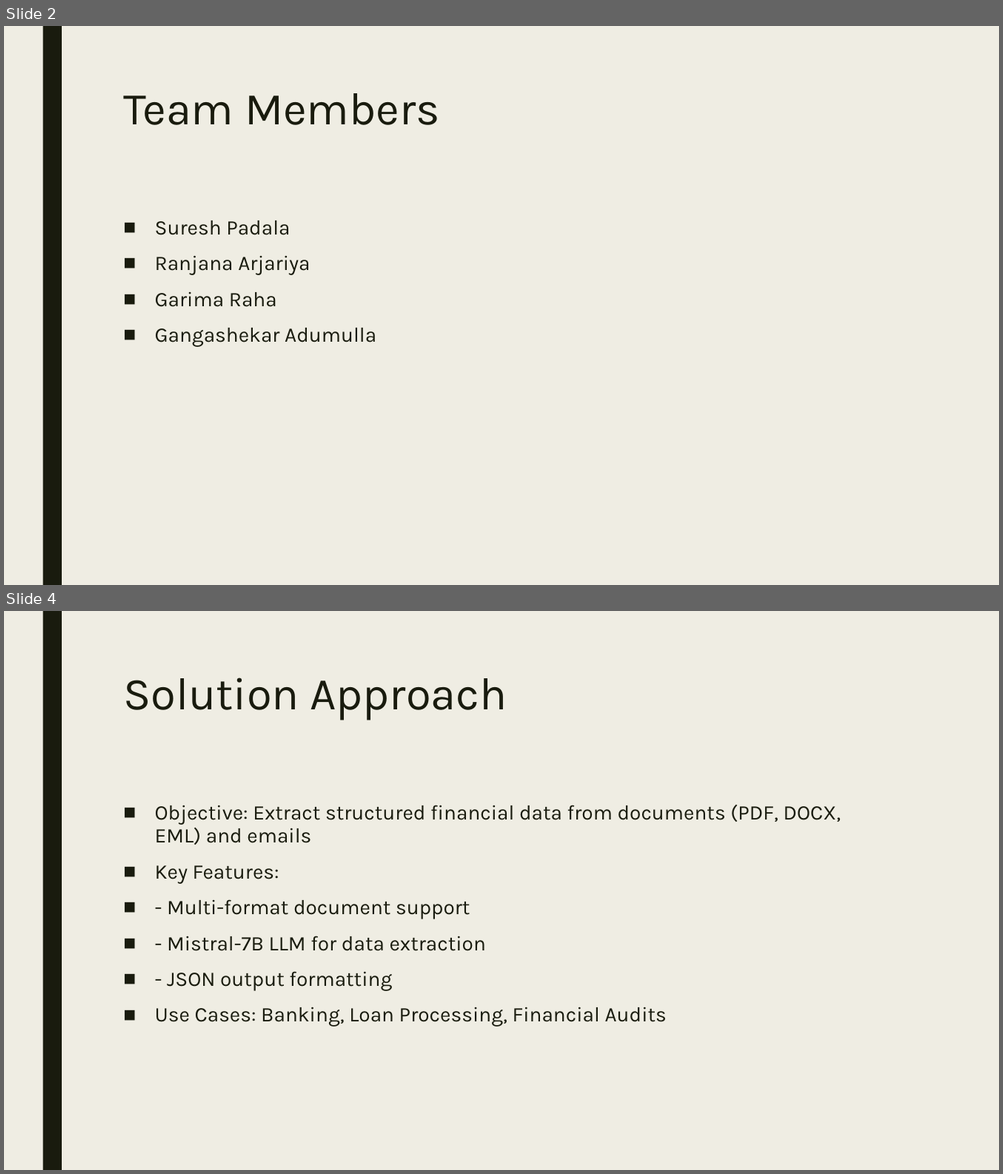
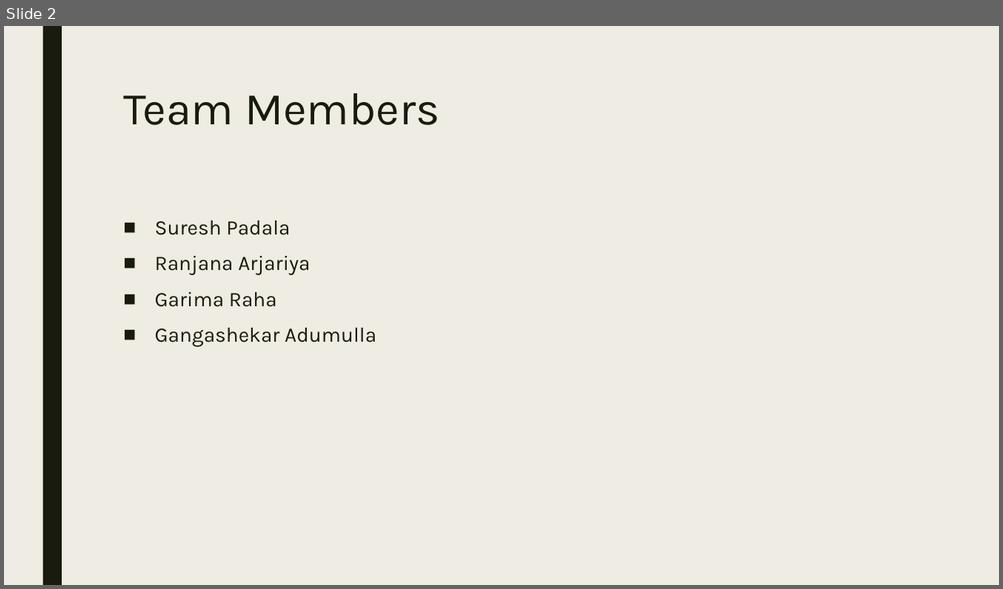
Before and after one commit to ewfx/gaied-ai-squad, a slide deck: artifacts/demo/AISquad_Gen AI Orchestrator for Email and Document Triage.pptx. Shown one above the other, each under a label of ours: slides 2 and 4 before the commit, slide 2 after it; the slides between them are not shown. The pictures are 1003x1174 and 1003x589 pixels, drawn with LibreOffice and Linux fonts; fonts in the diff are those of the drawing. Boxes give left, top, right and bottom in pixels: in the first picture for what was removed or moved away, otherwise in the second. Text is boxed around its words. In the diff, an @@ line names an element or a change of style, - is before the commit and + after.

```diff
--- a/artifacts/demo/AISquad_Gen AI Orchestrator for Email and Document Triage.pptx
+++ b/artifacts/demo/AISquad_Gen AI Orchestrator for Email and Document Triage.pptx
@@ slide 4 removed at [4,611,999,1170], background #EFEDE3; not listed: 1 template element that a slide beside it also shows @@
@@ title removed at [123,678,506,721] @@
-Solution Approach
@@ text removed at [155,805,841,1027] @@
-■ Objective: Extract structured financial data from documents (PDF, DOCX, EML) and emails
-■ Key Features:
-■ - Multi-format document support
-■ - Mistral-7B LLM for data extraction
-■ - JSON output formatting
-■ Use Cases: Banking, Loan Processing, Financial Audits
```
Also in this commit, not shown: 2 slides changed, 6 slides added, 4 other slides removed.
